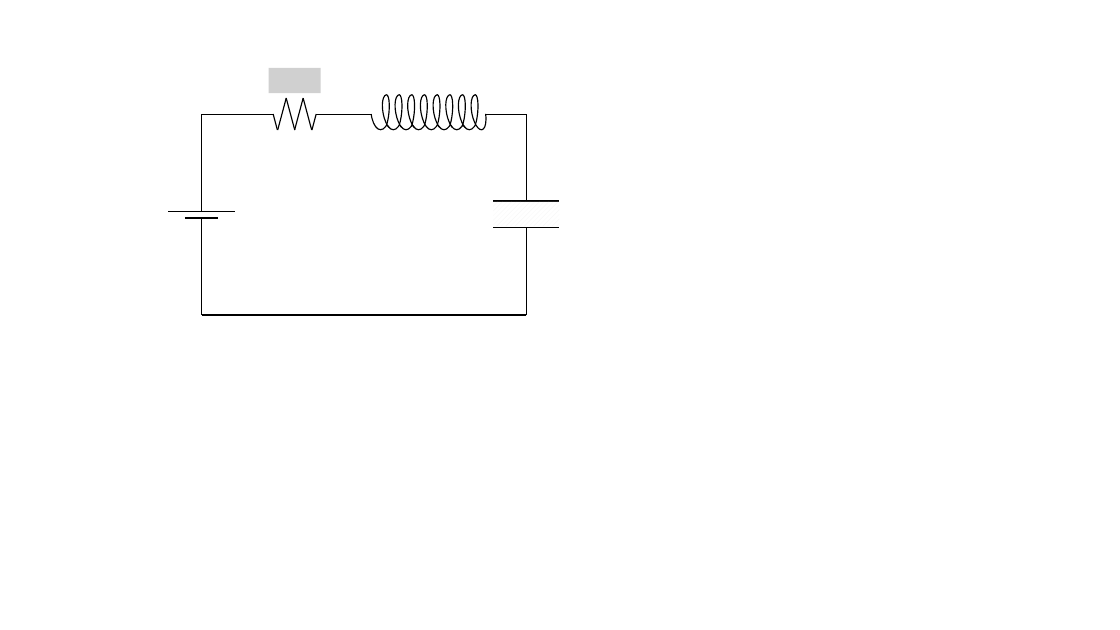
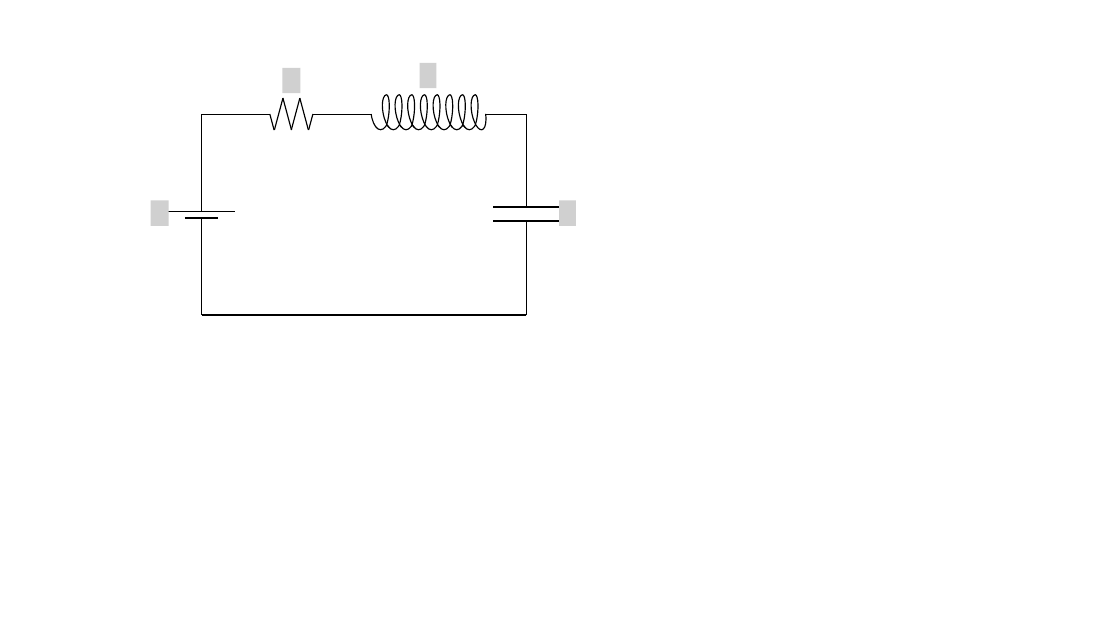
Before and after one commit to EngAhmedWaleed/Lectures-Collection, a slide deck: slide 2 of images/lec2/Source/From Magnetics (AW).pptx. Drawn at 1120x630 pixels with LibreOffice and Linux fonts; fonts in the diff are those of the drawing; grey boxes stand for pictures; background and template pictures are left out. Boxes give left, top, right and bottom in pixels: in the first picture for what was removed or moved away, otherwise in the second. Text is boxed around its words. In the diff, an @@ line names an element or a change of style, - is before the commit and + after.

```diff
--- a/images/lec2/Source/From Magnetics (AW).pptx
+++ b/images/lec2/Source/From Magnetics (AW).pptx
@@ picture resized from (x1=269, y1=68, x2=321, y2=93) to (x1=282, y1=68, x2=300, y2=93) @@
@@ picture added at (x1=420, y1=63, x2=437, y2=88) @@
@@ line moved from (273, 114) - (202, 114) to (270, 114) - (202, 114) @@
@@ 6 lines moved together from (x1=273, y1=98, x2=316, y2=130) to (x1=270, y1=98, x2=313, y2=130) @@
@@ line moved from (527, 195) - (527, 114) to (527, 208) - (527, 114) @@
@@ picture added at (x1=150, y1=201, x2=168, y2=226) @@
@@ line moved from (493, 201) - (560, 201) to (493, 208) - (560, 208) @@
@@ line (493, 208) - (560, 208): stroke #000000 1 pt to #000000 2.25 pt @@
@@ rectangle removed at (x1=493, y1=202, x2=560, y2=226) @@
@@ line removed from (527, 201) to (527, 183) @@
@@ picture added at (x1=560, y1=201, x2=576, y2=226) @@
@@ line moved from (493, 228) - (560, 228) to (493, 221) - (560, 221) @@
@@ line (493, 221) - (560, 221): stroke #000000 1 pt to #000000 2.25 pt @@
@@ line moved from (527, 315) - (527, 234) to (527, 315) - (527, 221) @@
```
Also in this commit, not shown: 2 other slides changed, 2 slides added, 11 other files.
